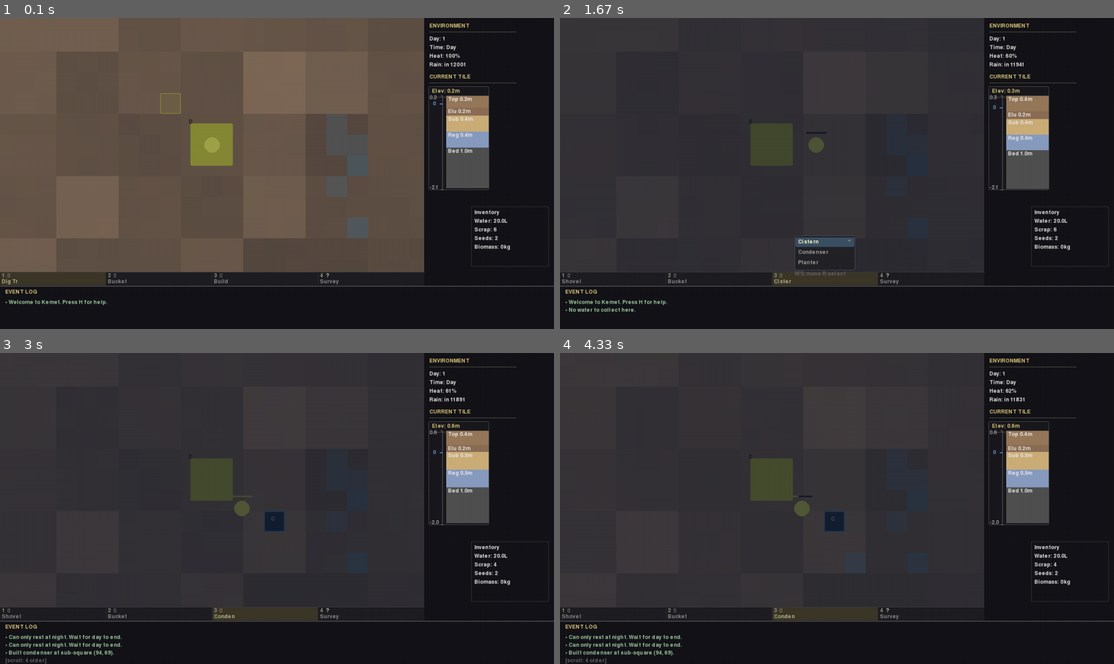
Above: before the commit, frames 1-4 (two rows, left to right).
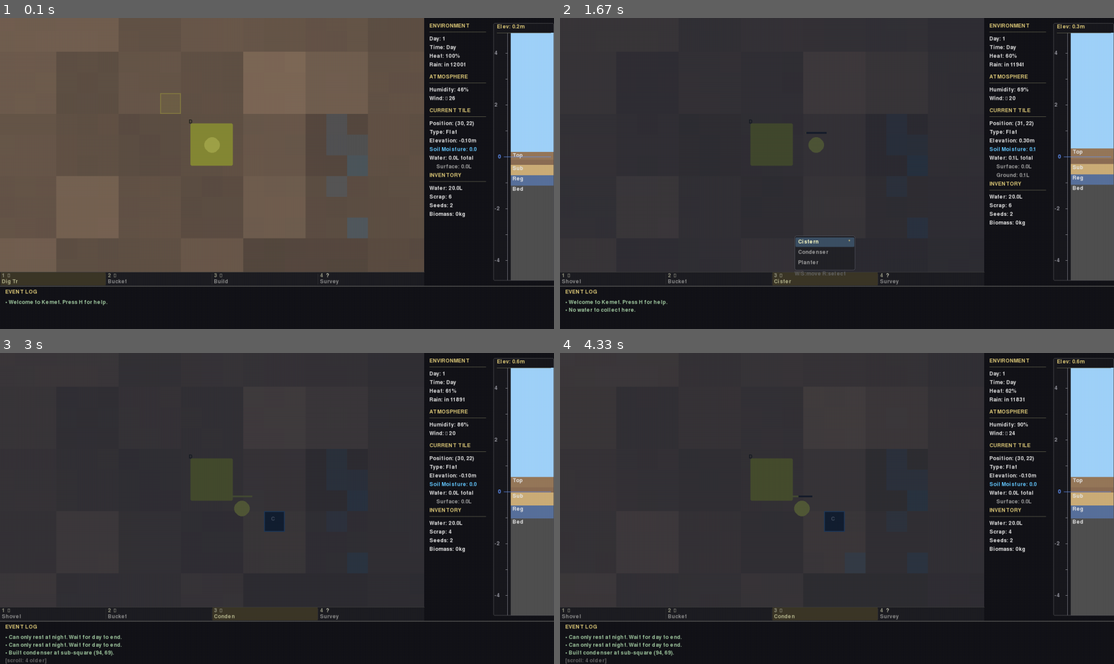
Above: after the commit, the same moments.

Repository: TimPasquini/Kemet
Game: pygame game, started from pygame_runner.py
The game is run twice, just before and just after one commit, with the same random seed, the same clock (stepped at 60 frames per second) and the same inputs.
Inputs (mouse positions are in pixels of both pictures, inside the frame that each line leads up to):
- Up to frame 1 (0.1 s): no input
- Up to frame 2 (1.67 s): hold D 0.33-0.8 s; click (770, 279) at 0.88 s; tap E at 1.17 s; click (770, 279) at 1.55 s
- Up to frame 3 (3 s): hold W 1.83-2.13 s; tap Space at 1.9, 2.57, 2.9 s; tap E at 1.98 s; click (265, 586) at 2.22 s; hold S 2.5-2.8 s; hold A from 2.83 s (still down); tap F at 2.98 s
- Up to frame 4 (4.33 s): tap Space at 3.2, 3.33 s; release A at 3.23 s; hold W 3.27-3.63 s; tap E at 3.42 s

The runs differ from the first frame. In frame 1, 9.8% of the frame differs, in the area x 77-100%, y 1-85%; in frame 2, 9.8%; in frame 3, 9.7%; in frame 4, 9.7%.

Commit message:
Feat: Implement EMA moisture tracking and overhaul HUD UI
Mechanical Changes:
- Replaced object-based  deques with a global Numpy  using Exponential Moving Average (EMA). This improves performance and prepares the simulation for further vectorization.
- Updated  to use the new moisture grid for biome recalculation.
- Integrated moisture grid updates into the  loop in .

UI/UX Changes:
- Overhauled  sidebar layout to use a two-column design, preventing the soil profile from overlapping the inventory.
- Enhanced  to display real-time Atmosphere data (Humidity, Wind) and Soil Moisture.
- Modernized the Soil Profile meter:
  - Now renders absolute elevation relative to a centered Sea Level (0m).
  - Added sky rendering above surface level.
  - Improved layer visualization with water saturation overlays.
  - Added an elevation gauge with tick marks.
- Adjusted  colors for better contrast (lighter sky, darker water).

Diff:
--- a/config.py
+++ b/config.py
@@ -59,6 +59,7 @@
 RAIN_DURATION_MIN = 300    # Min rain duration
 RAIN_DURATION_MAX = 500    # Max rain duration
 RAIN_WELLSPRING_MULTIPLIER = 150  # Percentage boost to wellsprings during rain
+MOISTURE_EMA_ALPHA = 0.05  # Exponential moving average factor for moisture tracking
 
 # =============================================================================
 # WATER CONSERVATION
--- a/main.py
+++ b/main.py
@@ -23,6 +23,7 @@
     STARTING_SCRAP,
     STARTING_SEEDS,
     STARTING_BIOMASS,
+    MOISTURE_EMA_ALPHA,
 )
 from ground import (
     SoilLayer,
@@ -41,7 +42,6 @@
     TILE_TYPES,
     generate_map,
     recalculate_biomes,
-    update_moisture_history,
 )
 from player import PlayerState
 from structures import (
@@ -117,6 +117,7 @@
     # === Vectorized Simulation State ===
     water_grid: np.ndarray | None = None      # Shape: (width*3, height*3), dtype=int32
     elevation_grid: np.ndarray | None = None  # Shape: (width*3, height*3), dtype=int32
+    moisture_grid: np.ndarray | None = None   # Shape: (width, height), dtype=float64 (EMA)
     terrain_changed: bool = True              # Flag to trigger elevation grid rebuild
 
     # === Player convenience properties for backwards compatibility ===
@@ -262,6 +263,9 @@
     from config import INITIAL_WATER_POOL
     water_pool = GlobalWaterPool(total_volume=INITIAL_WATER_POOL)
 
+    # Initialize moisture grid
+    moisture_grid = np.zeros((width, height), dtype=float)
+
     return GameState(
         width=width,
         height=height,
@@ -269,6 +273,7 @@
         player_state=player_state,
         atmosphere=atmosphere,
         water_pool=water_pool,
+        moisture_grid=moisture_grid,
     )
 
 
@@ -403,9 +408,25 @@
         # Seepage still iterates all tiles, but is less frequent.
         # Could be optimized further by tracking active surface water tiles.
         simulate_surface_seepage(state.tiles, state.width, state.height)
+
+        # Update moisture history using Vectorized/EMA approach
+        # Calculate current total water (surface + subsurface)
+        # Note: We iterate to bridge the object gap until subsurface is fully vectorized
+        current_moisture = np.zeros((state.width, state.height), dtype=float)
         for x in range(state.width):
             for y in range(state.height):
-                update_moisture_history(state.tiles[x][y])
+                tile = state.tiles[x][y]
+                # Surface water sum
+                surf = sum(ss.surface_water for row in tile.subgrid for ss in row)
+                # Subsurface water sum
+                sub = tile.water.total_subsurface_water()
+                current_moisture[x, y] = surf + sub
+
+        if state.moisture_grid is None:
+            state.moisture_grid = current_moisture
+        else:
+            # Apply Exponential Moving Average
+            state.moisture_grid = (1 - MOISTURE_EMA_ALPHA) * state.moisture_grid + MOISTURE_EMA_ALPHA * current_moisture
 
     if tick % 4 == 1:
         simulate_subsurface_tick(state)
@@ -425,7 +446,7 @@
         erosion_messages = apply_overnight_erosion(state)
         state.messages.extend(erosion_messages)
 
-        biome_messages = recalculate_biomes(state.tiles, state.width, state.height)
+        biome_messages = recalculate_biomes(state.tiles, state.width, state.height, state.moisture_grid)
         state.messages.extend(biome_messages)
 
         for row in state.tiles:
--- a/mapgen.py
+++ b/mapgen.py
@@ -11,7 +11,7 @@
 from __future__ import annotations
 
 import random
-from collections import Counter, deque
+from collections import Counter
 from dataclasses import dataclass, field
 from typing import Deque, Dict, List, Tuple
 
@@ -28,7 +28,6 @@
 from water import WaterColumn
 from utils import get_neighbors
 from config import SUBGRID_SIZE
-from simulation.config import MOISTURE_HISTORY_MAX
 from subgrid import SubSquare
 
 Point = Tuple[int, int]
@@ -52,11 +51,6 @@
     return subgrid
 
 
-def _create_moisture_deque() -> Deque[int]:
-    """Create a bounded deque for moisture history tracking."""
-    return deque(maxlen=MOISTURE_HISTORY_MAX)
-
-
 @dataclass
 class Tile:
     """
@@ -76,7 +70,6 @@
     surface: SurfaceTraits              # Surface features (trench, etc.)
     wellspring_output: int = 0          # Water output per tick (0 = not a wellspring)
     depot: bool = False                 # Is this the player's depot?
-    moisture_history: Deque[int] = field(default_factory=_create_moisture_deque)
     subgrid: List[List[SubSquare]] = field(default_factory=_create_default_subgrid)
 
     @property
@@ -112,28 +105,7 @@
 # Biome Calculation
 # =============================================================================
 
-def _get_tile_total_water(tile: Tile) -> int:
-    """Get total water (surface + subsurface) for a tile."""
-    surface = sum(ss.surface_water for row in tile.subgrid for ss in row)
-    return surface + tile.water.total_subsurface_water()
-
-
-def update_moisture_history(tile: Tile) -> None:
-    """Track moisture over time for biome calculations.
-
-    Uses a bounded deque which automatically discards old entries (O(1) vs O(n) for list.pop(0)).
-    """
-    tile.moisture_history.append(_get_tile_total_water(tile))
-
-
-def get_average_moisture(tile: Tile) -> float:
-    """Get average moisture over recent history."""
-    if not tile.moisture_history:
-        return float(_get_tile_total_water(tile))
-    return sum(tile.moisture_history) / len(tile.moisture_history)
-
-
-def calculate_biome(tile: Tile, neighbor_tiles: List[Tile], elevation_percentile: float) -> str:
+def calculate_biome(tile: Tile, neighbor_tiles: List[Tile], elevation_percentile: float, avg_moisture: float) -> str:
     """
     Determine the biome type for a tile based on its properties.
 
@@ -141,11 +113,11 @@
         tile: The tile to classify
         neighbor_tiles: Adjacent tiles for context
         elevation_percentile: 0.0-1.0 ranking of elevation (0=lowest, 1=highest)
+        avg_moisture: Average moisture level for this tile
 
     Returns:
         Biome key string (e.g., "dune", "wadi", "rock")
     """
-    avg_moisture = get_average_moisture(tile)
     soil_depth = tile.terrain.get_total_soil_depth()
     topsoil_material = tile.terrain.topsoil_material
 
@@ -212,7 +184,7 @@
 
 
 def recalculate_biomes(
-    tiles: List[List[Tile]], width: int, height: int
+    tiles: List[List[Tile]], width: int, height: int, moisture_grid: np.ndarray
 ) -> List[str]:
     """
     Recalculate biomes for all tiles based on current conditions.
@@ -220,6 +192,7 @@
     Called daily to allow landscape evolution based on moisture, etc.
     Also invalidates all appearance caches to refresh visuals.
 
+    moisture_grid: (width, height) array of average moisture values
     Returns:
         List of messages to display to player
     """
@@ -238,7 +211,8 @@
                 for nx, ny in get_neighbors(x, y, width, height)
             ]
             elev_pct = percentiles.get((x, y), 0.5)
-            new_biome = calculate_biome(tile, neighbor_tiles, elev_pct)
+            avg_moisture = moisture_grid[x, y]
+            new_biome = calculate_biome(tile, neighbor_tiles, elev_pct, avg_moisture)
 
             if new_biome != tile.kind:
                 tile.kind = new_biome
--- a/pygame_runner.py
+++ b/pygame_runner.py
@@ -205,27 +205,30 @@
     virtual_screen.blit(scaled_map, ui_state.map_rect.topleft)
 
     # 2. Render sidebar elements
-    sidebar_x = ui_state.sidebar_rect.x + 12
+    # Two-column layout:
+    # Left col: Text info (Env, Atmos, Tile, Inv)
+    # Right col: Soil profile
+    sidebar_x = ui_state.sidebar_rect.x
     y_offset = 12
 
-    # HUD
-    render_hud(virtual_screen, font, state, sidebar_x, y_offset)
-
-    # Soil profile (show sub-square at cursor target, or player position if no target)
-    soil_x = ui_state.sidebar_rect.x + PROFILE_MARGIN
-    soil_y = 180  # Below HUD
+    col1_x = sidebar_x + 12
+    col2_x = sidebar_x + 160  # 12 (margin) + 130 (text width) + ~18 (gap)
+
+    # Column 1: HUD Stack + Inventory
+    hud_bottom = render_hud(virtual_screen, font, state, col1_x, y_offset)
+    render_inventory(virtual_screen, font, state, col1_x, hud_bottom)
+
+    # Column 2: Soil profile (show sub-square at cursor target, or player position if no target)
+    soil_y = y_offset + 22  # Offset to align top of header box with text in col 1
     profile_sub_pos = state.target_subsquare if state.target_subsquare else state.player_state.position
     profile_tile_pos = subgrid_to_tile(profile_sub_pos[0], profile_sub_pos[1])
     profile_tile = state.tiles[profile_tile_pos[0]][profile_tile_pos[1]]
     local_x, local_y = get_subsquare_index(profile_sub_pos[0], profile_sub_pos[1])
     profile_subsquare = profile_tile.subgrid[local_x][local_y]
-    render_soil_profile(virtual_screen, font, profile_tile, profile_subsquare, (soil_x, soil_y), PROFILE_WIDTH, PROFILE_HEIGHT - 22)
-
-    # Inventory
-    inv_w, inv_h = 180, 140
-    inv_x = VIRTUAL_WIDTH - inv_w - 12
-    inv_y = ui_state.map_rect.bottom - inv_h - 12
-    render_inventory(virtual_screen, font, state, (inv_x, inv_y), inv_w, inv_h)
+
+    # Calculate available height for the soil profile (fill down to bottom margin)
+    soil_height = ui_state.log_panel_rect.y - soil_y - 12  # Stop at log panel line, -12 margin
+    render_soil_profile(virtual_screen, font, profile_tile, profile_subsquare, (col2_x, soil_y), PROFILE_WIDTH, soil_height)
 
     # 3. Render toolbar
     render_toolbar(virtual_screen, font, toolbar, ui_state.toolbar_rect.topleft,
--- a/render/config.py
+++ b/render/config.py
@@ -37,6 +37,7 @@
 PROFILE_WIDTH = 140
 PROFILE_HEIGHT = 240
 PROFILE_MARGIN = 10
+METER_SCALE = 60                      # Pixels per meter for soil profile
 
 # =============================================================================
 # COLORS
@@ -61,6 +62,7 @@
 COLOR_WATER_DEEP = (48, 133, 214)
 COLOR_WATER_SHALLOW = (92, 180, 238)
 COLOR_WELLSPRING_STRONG = (100, 180, 240)
+COLOR_SKY = (160, 210, 250)
 COLOR_WELLSPRING_WEAK = (70, 140, 220)
 COLOR_DEPOT = (200, 200, 60)
 COLOR_STRUCTURE = (30, 30, 30)
--- a/render/hud.py
+++ b/render/hud.py
@@ -2,6 +2,7 @@
 """HUD panels: environment info, tile info, inventory, soil profile."""
 from __future__ import annotations
 
+import math
 from typing import TYPE_CHECKING, Tuple
 
 import pygame
@@ -19,6 +20,8 @@
     COLOR_WELLSPRING_STRONG,
     COLOR_TRENCH,
     COLOR_WATER_DEEP,
+    COLOR_SKY,
+    METER_SCALE,
 )
 from simulation.surface import get_tile_surface_water
 
@@ -37,7 +40,7 @@
     y_offset = start_y
 
     # Environment section
-    y_offset = draw_section_header(screen, font, "ENVIRONMENT", (hud_x, y_offset)) + 4
+    y_offset = draw_section_header(screen, font, "ENVIRONMENT", (hud_x, y_offset), width=130) + 4
     draw_text(screen, font, f"Day: {state.day}", (hud_x, y_offset))
     y_offset += LINE_HEIGHT
     draw_text(screen, font, f"Time: {'Night' if state.is_night else 'Day'}", (hud_x, y_offset))
@@ -46,6 +49,23 @@
     y_offset += LINE_HEIGHT
     draw_text(screen, font, f"Rain: {'Active' if state.raining else f'in {state.rain_timer}t'}", (hud_x, y_offset))
     y_offset += LINE_HEIGHT + SECTION_SPACING
+
+    # Atmosphere Section
+    if state.atmosphere:
+        x, y = state.player
+        region = state.atmosphere.get_region_at_tile(x, y)
+
+        y_offset = draw_section_header(screen, font, "ATMOSPHERE", (hud_x, y_offset), width=130) + 4
+
+        # Humidity
+        draw_text(screen, font, f"Humidity: {region.humidity*100:.0f}%", (hud_x, y_offset))
+        y_offset += LINE_HEIGHT
+
+        # Wind
+        arrows = ['↑', '↗', '→', '↘', '↓', '↙', '←', '↖']
+        idx = region.wind_direction % 8
+        draw_text(screen, font, f"Wind: {arrows[idx]} {region.wind_speed*100:.0f}", (hud_x, y_offset))
+        y_offset += LINE_HEIGHT + SECTION_SPACING
 
     # Current tile section
     x, y = state.player
@@ -54,12 +74,18 @@
     player_sub = state.player_subsquare
     structure = state.structures.get(player_sub)
 
-    y_offset = draw_section_header(screen, font, "CURRENT TILE", (hud_x, y_offset)) + 4
+    y_offset = draw_section_header(screen, font, "CURRENT TILE", (hud_x, y_offset), width=130) + 4
     draw_text(screen, font, f"Position: ({x}, {y})", (hud_x, y_offset))
     y_offset += LINE_HEIGHT
     draw_text(screen, font, f"Type: {tile.kind.capitalize()}", (hud_x, y_offset))
     y_offset += LINE_HEIGHT
     draw_text(screen, font, f"Elevation: {tile.elevation:.2f}m", (hud_x, y_offset))
+    y_offset += LINE_HEIGHT
+
+    if state.moisture_grid is not None:
+        moist = state.moisture_grid[x, y]
+        # Light blue for moisture
+        draw_text(screen, font, f"Soil Moisture: {moist:.1f}", (hud_x, y_offset), (100, 200, 255))
     y_offset += LINE_HEIGHT
     # Get surface water from sub-squares (not tile.water which is subsurface only)
     surface_water = get_tile_surface_water(tile)
@@ -98,17 +124,13 @@
     screen,
     font,
     state: "GameState",
-    pos: Tuple[int, int],
-    width: int,
-    height: int,
-) -> None:
-    """Render the inventory panel."""
-    inv_x, inv_y = pos
-    pygame.draw.rect(screen, COLOR_BORDER, (inv_x, inv_y, width, height), 2)
-
-    ix, iy = inv_x + 8, inv_y + 8
-    draw_text(screen, font, "Inventory", (ix, iy))
-    iy += LINE_HEIGHT
+    x: int,
+    y: int,
+) -> int:
+    """Render the inventory as a text section. Returns new y position."""
+    ix, iy = x, y
+
+    iy = draw_section_header(screen, font, "INVENTORY", (ix, iy), width=130) + 4
 
     inv = state.inventory
     draw_text(screen, font, f"Water: {inv.water / 10:.1f}L", (ix, iy))
@@ -118,6 +140,8 @@
     draw_text(screen, font, f"Seeds: {inv.seeds}", (ix, iy))
     iy += LINE_HEIGHT
     draw_text(screen, font, f"Biomass: {inv.biomass}kg", (ix, iy))
+
+    return iy + LINE_HEIGHT + SECTION_SPACING
 
 
 def render_soil_profile(
@@ -141,9 +165,11 @@
     terrain = get_subsquare_terrain(subsquare, tile.terrain)
     water = tile.water
 
+    # Offset in meters (from sub-square micro-terrain)
+    offset_m = subsquare.elevation_offset
+
     # Calculate elevations for the gauge
     surface_elev = terrain.get_surface_elevation()
-    bedrock_base = terrain.bedrock_base
     # Add subsquare offset (convert from meters to depth units)
     surface_elev_with_offset = surface_elev + int(subsquare.elevation_offset * 10)
 
@@ -152,92 +178,129 @@
     profile_x = x + gauge_width
     profile_width = width - gauge_width
 
-    # Draw header and border (full width)
-    header_y = y - 22
-    pygame.draw.rect(screen, COLOR_BG_PANEL, (x, header_y, width, height + 22), 0, border_radius=3)
-    pygame.draw.rect(screen, COLOR_BORDER_LIGHT, (x, header_y, width, height + 22), 1, border_radius=3)
-
-    # Header shows surface elevation
-    header_text = f"Elev: {units_to_meters(surface_elev_with_offset):.1f}m"
-    draw_section_header(screen, font, header_text, (x + 8, header_y + 5), width=width - 16)
-
-    total_depth = terrain.get_total_soil_depth() + terrain.bedrock_depth
-    if total_depth == 0:
-        return
-
-    scale = height / total_depth
-    current_y = y
-
-    # Draw elevation gauge on the left
+
+    # Define view transform: Sea level (0m) is at center of content area
+    center_y = y + height // 2
+
+    def elev_to_y(elev_m: float) -> int:
+        """Convert elevation in meters to screen Y coordinate."""
+        # Y grows down, so positive elevation is up (negative Y offset)
+        return int(center_y - (elev_m * METER_SCALE))
+
+    # Set clip rect to ensure drawing stays within content area
+    content_rect = pygame.Rect(x, y, width, height)
+    original_clip = screen.get_clip()
+    screen.set_clip(content_rect)
+
+    # --- 1. Draw Sky ---
+    # Sky goes from top of panel down to surface elevation
+    surface_m = units_to_meters(surface_elev) + offset_m
+    surface_y = elev_to_y(surface_m)
+
+    # Draw sky background
+    if surface_y > y:
+        sky_rect = pygame.Rect(profile_x, y, profile_width, surface_y - y)
+        pygame.draw.rect(screen, COLOR_SKY, sky_rect)
+
+    # --- 2. Draw Layers ---
+    # Iterate layers from top (Organics) to bottom (Bedrock)
+    for layer in reversed(SoilLayer):
+        depth = terrain.get_layer_depth(layer)
+        if depth == 0 and layer != SoilLayer.BEDROCK:
+            continue
+
+        # Get layer range in absolute meters (relative to sea level)
+        bot_units, top_units = terrain.get_layer_elevation_range(layer)
+        top_m = units_to_meters(top_units) + offset_m
+        bot_m = units_to_meters(bot_units) + offset_m
+
+        # For bedrock, extend visually to bottom of panel
+        if layer == SoilLayer.BEDROCK:
+            bot_m = -100.0  # Arbitrary deep value
+
+        layer_top_y = elev_to_y(top_m)
+        layer_bot_y = elev_to_y(bot_m)
+
+        # Skip if off screen
+        if layer_bot_y < y or layer_top_y > y + height:
+            continue
+
+        # Clamp to panel
+        draw_top = max(y, layer_top_y)
+        draw_h = min(y + height, layer_bot_y) - draw_top
+
+        if draw_h > 0:
+            props = MATERIAL_LIBRARY.get(terrain.get_layer_material(layer))
+            color = props.display_color if props else (150, 150, 150)
+            pygame.draw.rect(screen, color, (profile_x, draw_top, profile_width, draw_h))
+
+            # Draw water fill overlay
+            water_in_layer = water.get_layer_water(layer)
+            max_storage = terrain.get_max_water_storage(layer)
+            if water_in_layer > 0 and max_storage > 0:
+                fill_pct = min(100, (water_in_layer * 100) // max_storage)
+                # Water fills from bottom of layer up
+                water_h = int((layer_bot_y - layer_top_y) * fill_pct / 100)
+                water_top = layer_bot_y - water_h
+
+                # Clamp water rect
+                w_draw_top = max(y, water_top)
+                w_draw_bot = min(y + height, layer_bot_y)
+                if w_draw_bot > w_draw_top:
+                    water_surf = pygame.Surface((profile_width, w_draw_bot - w_draw_top), pygame.SRCALPHA)
+                    water_surf.fill((40, 80, 160, 150))
+                    screen.blit(water_surf, (profile_x, w_draw_top))
+
+            # Label
+            if draw_h >= 16:
+                draw_text(screen, font, f"{layer.name.capitalize()[:3]}", (profile_x + 4, draw_top + 2), color=COLOR_TEXT_WHITE)
+
+    # --- 3. Draw Surface Water ---
+    if subsquare.surface_water > 0:
+        water_depth_m = units_to_meters(subsquare.surface_water)
+        water_top_y = elev_to_y(surface_m + water_depth_m)
+        water_h = surface_y - water_top_y
+        if water_h > 0:
+            pygame.draw.rect(screen, (50, 100, 200), (profile_x, water_top_y, profile_width, water_h))
+
+    # --- 4. Draw Gauge ---
+    # Restore clip for gauge (or keep it clipped to content area)
+    # Draw gauge background
+    pygame.draw.rect(screen, COLOR_BG_PANEL, (x, y, gauge_width, height))
+
     gauge_x = x + 2
     gauge_line_x = x + gauge_width - 8
-
-    # Calculate elevation range for gauge
-    elev_top = surface_elev_with_offset
-    elev_bottom = bedrock_base
-
-    # Draw gauge line
     pygame.draw.line(screen, (120, 120, 130), (gauge_line_x, y), (gauge_line_x, y + height), 1)
 
-    # Draw tick marks and labels at key elevations
-    # Top tick (surface)
-    pygame.draw.line(screen, (150, 150, 160), (gauge_line_x - 4, y), (gauge_line_x, y), 1)
-    draw_text(screen, font, f"{units_to_meters(elev_top):.1f}", (gauge_x, y - 2), color=(150, 150, 160))
-
-    # Bottom tick (bedrock base)
-    pygame.draw.line(screen, (150, 150, 160), (gauge_line_x - 4, y + height - 1), (gauge_line_x, y + height - 1), 1)
-    draw_text(screen, font, f"{units_to_meters(elev_bottom):.1f}", (gauge_x, y + height - 12), color=(150, 150, 160))
-
-    # Sea level indicator if in range
-    if elev_bottom < 0 < elev_top:
-        sea_level_y = y + int((elev_top - 0) / (elev_top - elev_bottom) * height)
-        pygame.draw.line(screen, (100, 150, 200), (gauge_line_x - 6, sea_level_y), (gauge_line_x, sea_level_y), 2)
-        draw_text(screen, font, "0", (gauge_x + 8, sea_level_y - 6), color=(100, 150, 200))
-
-    def draw_layer(soil_layer: SoilLayer, label: str):
-        nonlocal current_y
-        depth = terrain.get_layer_depth(soil_layer)
-        if depth == 0:
-            return
-
-        layer_height = int(depth * scale)
-        if layer_height < 1:
-            layer_height = 1
-
-        props = MATERIAL_LIBRARY.get(terrain.get_layer_material(soil_layer))
-        color = props.display_color if props else (150, 150, 150)
-        layer_rect = pygame.Rect(profile_x + 1, current_y, profile_width - 2, layer_height)
-        pygame.draw.rect(screen, color, layer_rect)
-
-        # Draw water fill overlay
-        water_in_layer = water.get_layer_water(soil_layer)
-        max_storage = terrain.get_max_water_storage(soil_layer)
-        if water_in_layer > 0 and max_storage > 0:
-            fill_pct = min(100, (water_in_layer * 100) // max_storage)
-            water_height = (layer_height * fill_pct) // 100
-            if water_height > 0:
-                water_rect = pygame.Rect(profile_x + 1, current_y + layer_height - water_height, profile_width - 2, water_height)
-                water_surf = pygame.Surface((water_rect.width, water_rect.height), pygame.SRCALPHA)
-                water_surf.fill((100, 150, 255, 100))
-                screen.blit(water_surf, water_rect.topleft)
-
-        # Draw label if layer is tall enough
-        if layer_height >= 16:
-            draw_text(screen, font, f"{label[:3]} {units_to_meters(depth):.1f}m", (profile_x + 5, current_y + 2), color=COLOR_TEXT_WHITE)
-
-        current_y += layer_height
-
-    # Draw surface water first, if any (from sub-square, not tile)
-    surface_water = subsquare.surface_water
-    if surface_water > 0:
-        surf_height = min(30, int(surface_water * scale * 0.5))
-        if surf_height > 0:
-            surf_rect = pygame.Rect(profile_x + 1, current_y, profile_width - 2, surf_height)
-            pygame.draw.rect(screen, (100, 150, 255), surf_rect)
-            if surf_height >= 16:
-                draw_text(screen, font, f"Water {surface_water / 10:.1f}L", (profile_x + 5, current_y + 2), color=COLOR_TEXT_WHITE)
-            current_y += surf_height
-
-    # Iterate from top (Organics) to bottom (Bedrock)
-    for layer in reversed(SoilLayer):
-        draw_layer(layer, layer.name.capitalize())
+    # Calculate visible meter range
+    # Top of panel is y, which corresponds to some elevation
+    # y = center_y - elev * scale  =>  elev = (center_y - y) / scale
+    max_visible_m = math.ceil((center_y - y) / METER_SCALE)
+    min_visible_m = math.floor((center_y - (y + height)) / METER_SCALE)
+
+    for m in range(min_visible_m, max_visible_m + 1):
+        tick_y = elev_to_y(m)
+        if tick_y < y or tick_y > y + height:
+            continue
+
+        # Major tick for 0 (Sea Level)
+        if m == 0:
+            pygame.draw.line(screen, (100, 150, 255), (gauge_line_x - 8, tick_y), (gauge_line_x + profile_width, tick_y), 1)
+            draw_text(screen, font, "0", (gauge_x + 8, tick_y - 6), color=(100, 150, 255))
+        else:
+            # Standard tick
+            pygame.draw.line(screen, (150, 150, 160), (gauge_line_x - 4, tick_y), (gauge_line_x, tick_y), 1)
+            if m % 2 == 0: # Label even meters
+                draw_text(screen, font, f"{m}", (gauge_x, tick_y - 6), color=(150, 150, 160))
+
+    # Restore clip
+    screen.set_clip(original_clip)
+
+    # --- 5. Draw Header & Border (Last to ensure Z-order on top) ---
+    header_y = y - 22
+    # Draw background for header only (to cover any sky bleeding up)
+    pygame.draw.rect(screen, COLOR_BG_PANEL, (x, header_y, width, 22), 0, border_radius=3)
+    # Draw border around entire panel
+    pygame.draw.rect(screen, COLOR_BORDER_LIGHT, (x, header_y, width, height + 22), 1, border_radius=3)
+    header_text = f"Elev: {units_to_meters(surface_elev_with_offset):.1f}m"
+    draw_section_header(screen, font, header_text, (x + 8, header_y + 2), width=width - 16)
